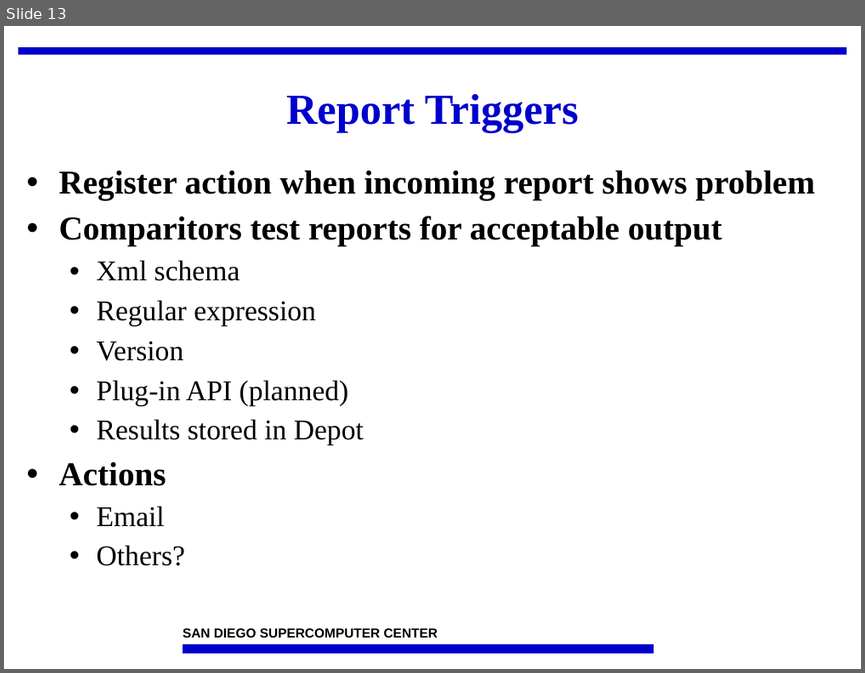
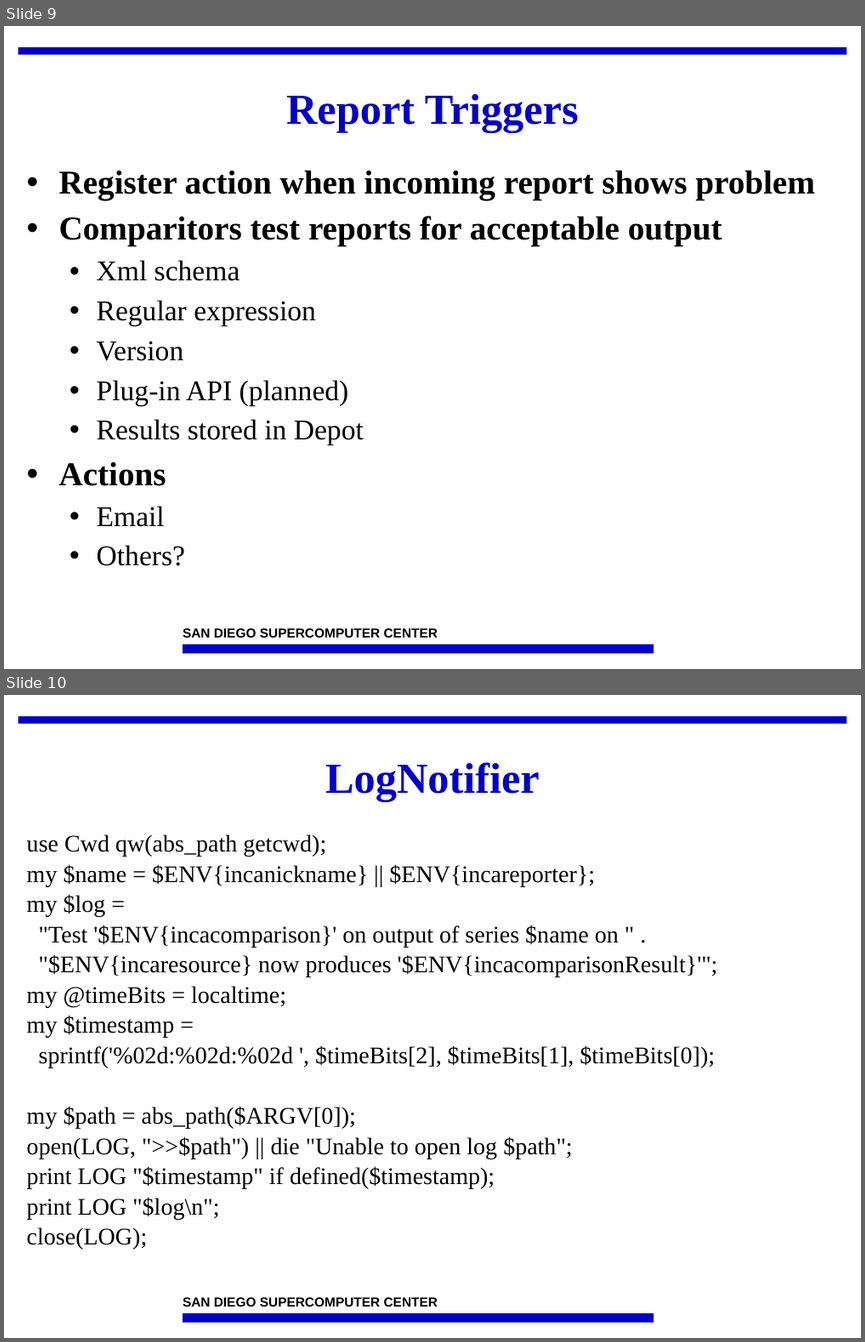
Before and after one commit to IncaProject/inca-xsede, a slide deck: talks/2008workshop/depot.ppt. Shown one above the other, each under a label of ours: slide 13 before the commit, slides 9 and 10 after it. The pictures are 865x673 and 865x1342 pixels, drawn with LibreOffice and Linux fonts; fonts in the diff are those of the drawing; background and template pictures are left out. Boxes give left, top, right and bottom in pixels: in the first picture for what was removed or moved away, otherwise in the second. Text is boxed around its words. In the diff, an @@ line names an element or a change of style, - is before the commit and + after.

```diff
--- a/talks/2008workshop/depot.ppt
+++ b/talks/2008workshop/depot.ppt
@@ slide 10 added at (4,695,861,1338), background #FFFFFF; not listed: 3 template elements that a slide beside it also shows @@
@@ title added at (325,762,540,802), 36 pt, text #0000CC, bold @@
+LogNotifier
@@ text added at (27,834,718,1249), 20 pt, text #000000 @@
+use Cwd qw(abs_path getcwd);
+my $name = $ENV{incanickname} || $ENV{incareporter};
+my $log =
+"Test '$ENV{incacomparison}' on output of series $name on " .
+"$ENV{incaresource} now produces '$ENV{incacomparisonResult}'";
+my @timeBits = localtime;
+my $timestamp =
+sprintf('%02d:%02d:%02d ', $timeBits[2], $timeBits[1], $timeBits[0]);
+my $path = abs_path($ARGV[0]);
+open(LOG, ">>$path") || die "Unable to open log $path";
+print LOG "$timestamp" if defined($timestamp);
+print LOG "$log\n";
+close(LOG);
@@ what was slide 13 is now slide 9 @@
```
Also in this commit, not shown: 2 slides changed, 6 other slides added, 10 slides removed.
